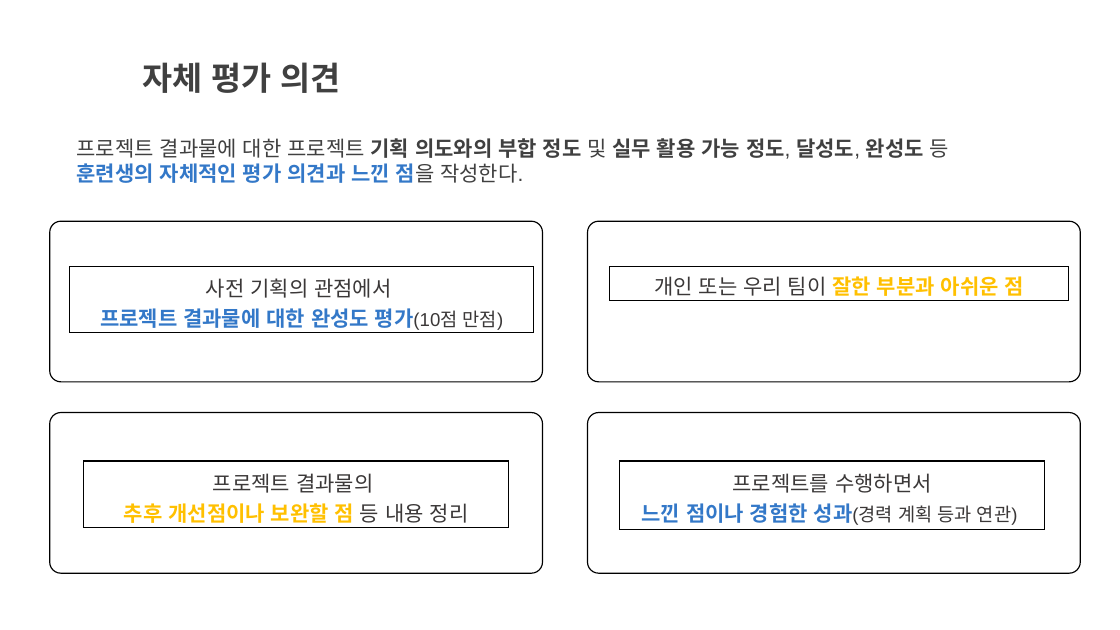
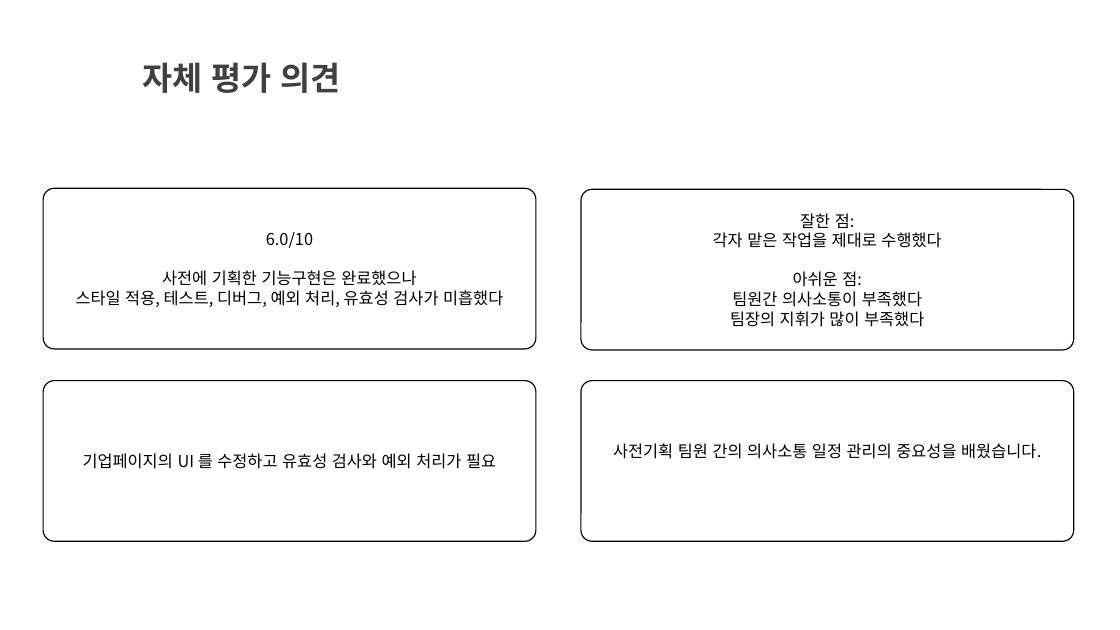
Before and after one commit to green424minee/greenart-HumanCloud, a slide deck: slide 9 of 문서/3_팀_프로젝트_결과보고서.pptx. Drawn at 1120x630 pixels with LibreOffice and Linux fonts; fonts in the diff are those of the drawing. Boxes give left, top, right and bottom in pixels: in the first picture for what was removed or moved away, otherwise in the second. Text is boxed around its words. In the diff, an @@ line names an element or a change of style, - is before the commit and + after.

Commit message:
Add files via upload
완성된 파일이 아님

```diff
--- a/문서/3_팀_프로젝트_결과보고서.pptx
+++ b/문서/3_팀_프로젝트_결과보고서.pptx
@@ text removed at (77, 138, 949, 183) @@
-프로젝트 결과물에 대한 프로젝트 기획 의도와의 부합 정도 및 실무 활용 가능 정도, 달성도, 완성도 등
-훈련생의 자체적인 평가 의견과 느낀 점을 작성한다.
@@ rounded rectangle "6.0/10": place and size @@
-rounded rectangle "6.0/10" at (50, 221, 543, 381)
+rounded rectangle "6.0/10" at (43, 188, 536, 349)
@@ text in rounded rectangle at (76, 232, 503, 307): text added @@
+6.0/10
+사전에 기획한 기능구현은 완료했으나
+스타일 적용, 테스트, 디버그, 예외 처리, 유효성 검사가 미흡했다
@@ text in rounded rectangle at (713, 213, 941, 327): text added @@
+잘한 점:
+각자 맡은 작업을 제대로 수행했다
+아쉬운 점:
+팀원간 의사소통이 부족했다
+팀장의 지휘가 많이 부족했다
@@ rectangle removed at (70, 266, 534, 333) @@
-사전 기획의 관점에서
-프로젝트 결과물에 대한 완성도 평가(10점 만점)
@@ rectangle removed at (610, 266, 1069, 301) @@
-개인 또는 우리 팀이 잘한 부분과 아쉬운 점
@@ 3 rounded rectangles: place and size @@
-3 rounded rectangles at (50, 221, 1081, 573)
+3 rounded rectangles at (43, 189, 1075, 541)
@@ text in rounded rectangle at (613, 443, 1041, 459): text added @@
+사전기획 팀원 간의 의사소통 일정 관리의 중요성을 배웠습니다.
@@ text in rounded rectangle at (83, 453, 496, 469): text added @@
+기업페이지의 UI 를 수정하고 유효성 검사와 예외 처리가 필요
@@ rectangle removed at (84, 461, 509, 528) @@
-프로젝트 결과물의
-추후 개선점이나 보완할 점 등 내용 정리
@@ rectangle removed at (620, 461, 1045, 529) @@
-프로젝트를 수행하면서
-느낀 점이나 경험한 성과(경력 계획 등과 연관)
```
Also in this commit, not shown: 5 other slides changed, 1 slide added, 1 slide removed.
